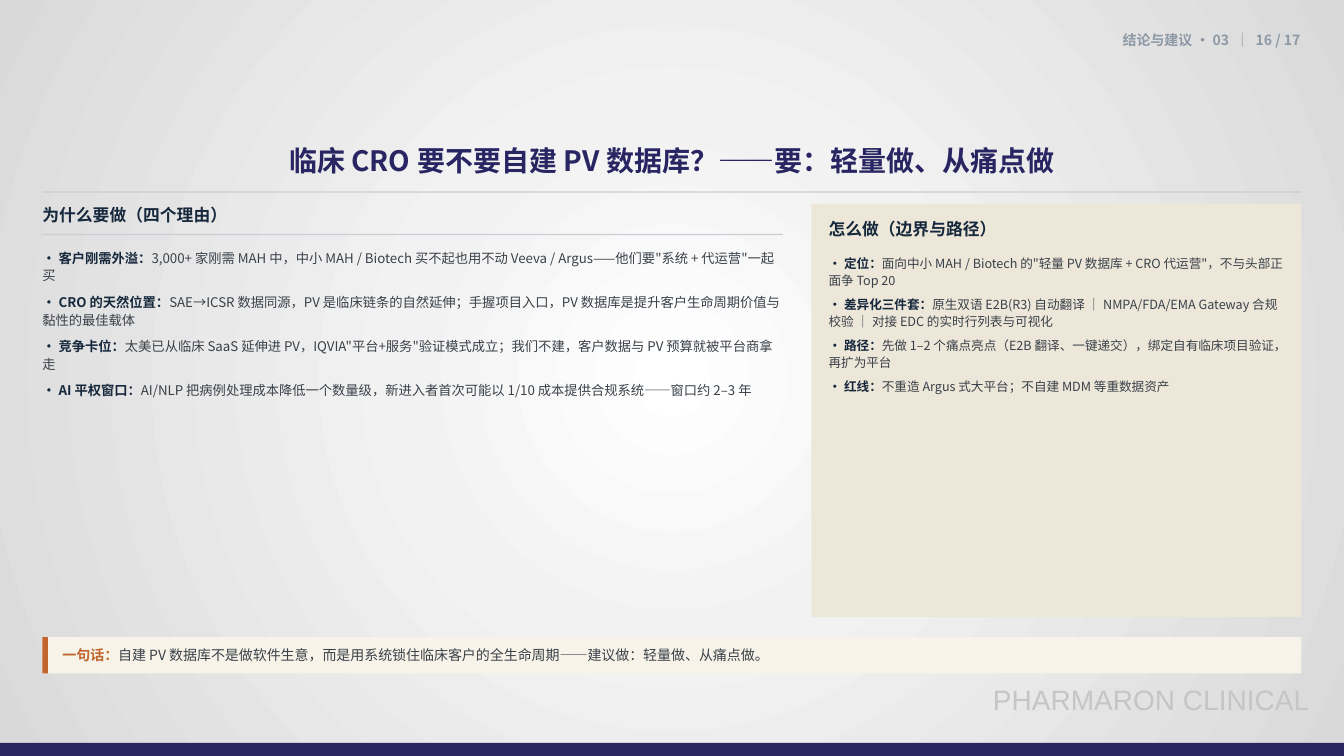
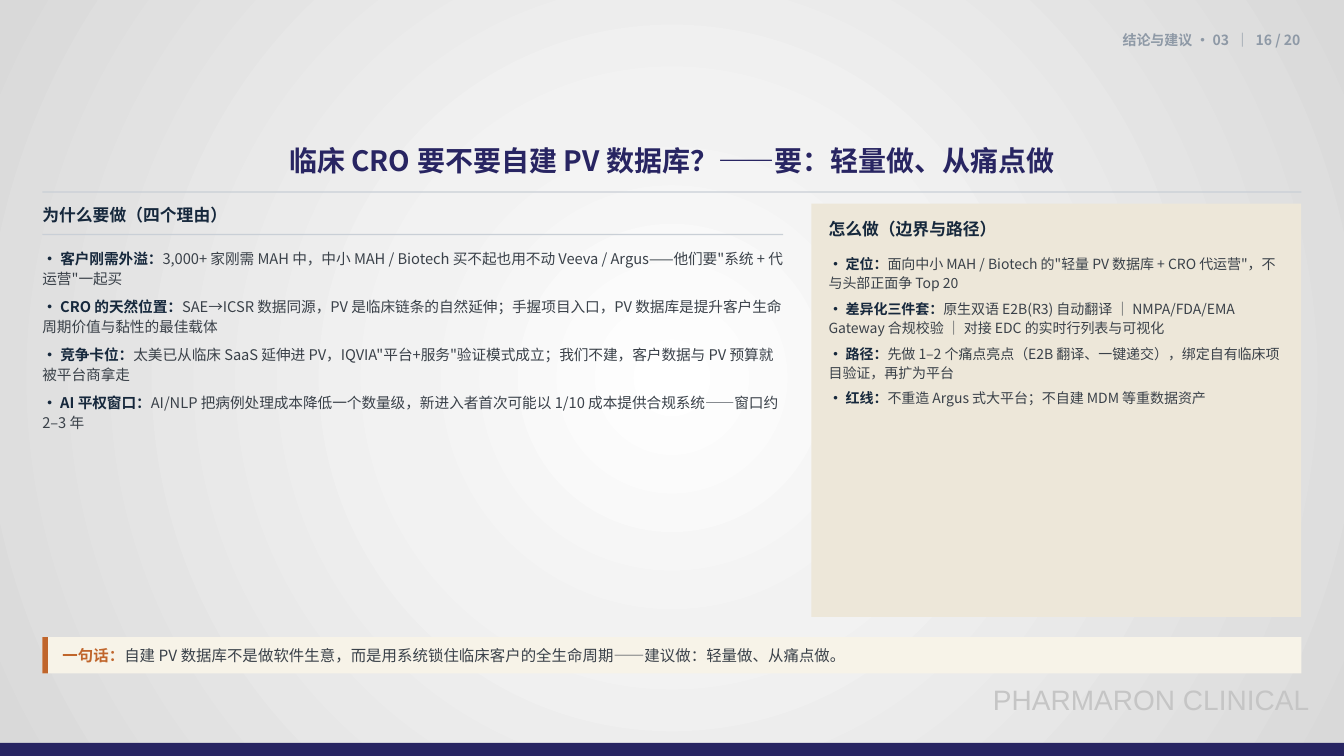
Before and after one commit to Eros-Python/TRAE-CODE, a slide deck: slide 16 of PV数据库市场调研总结-20261111.pptx. Drawn at 1344x756 pixels with LibreOffice and Linux fonts; fonts in the diff are those of the drawing; background and template pictures are left out. Boxes give left, top, right and bottom in pixels: in the first picture for what was removed or moved away, otherwise in the second. Text is boxed around its words. In the diff, an @@ line names an element or a change of style, - is before the commit and + after.

```diff
--- a/PV数据库市场调研总结-20261111.pptx
+++ b/PV数据库市场调研总结-20261111.pptx
@@ text at (x1=1123, y1=33, x2=1300, y2=46): text changed @@
-结论与建议 · 03 ｜ 16 / 17
+结论与建议 · 03 ｜ 16 / 20
@@ text "· 客户刚需外溢：3,000+ 家刚需 MAH 中，中小 ..." at (x1=42, y1=251, x2=783, y2=429): size 9.5 to 10.5 pt @@
@@ text "· 定位：面向中小 MAH / Biotech ..." at (x1=829, y1=257, x2=1279, y2=407): size 9 to 10 pt @@
@@ text "一句话：自建 PV 数据库不是做软件生意，而是用系统锁住临床客户的全生命周期——建议做：轻量做、从痛点做。" at (x1=62, y1=648, x2=846, y2=663): size 10 to 11 pt @@
```
Also in this commit, not shown: 12 other slides changed, 3 slides added, 11 other files.
